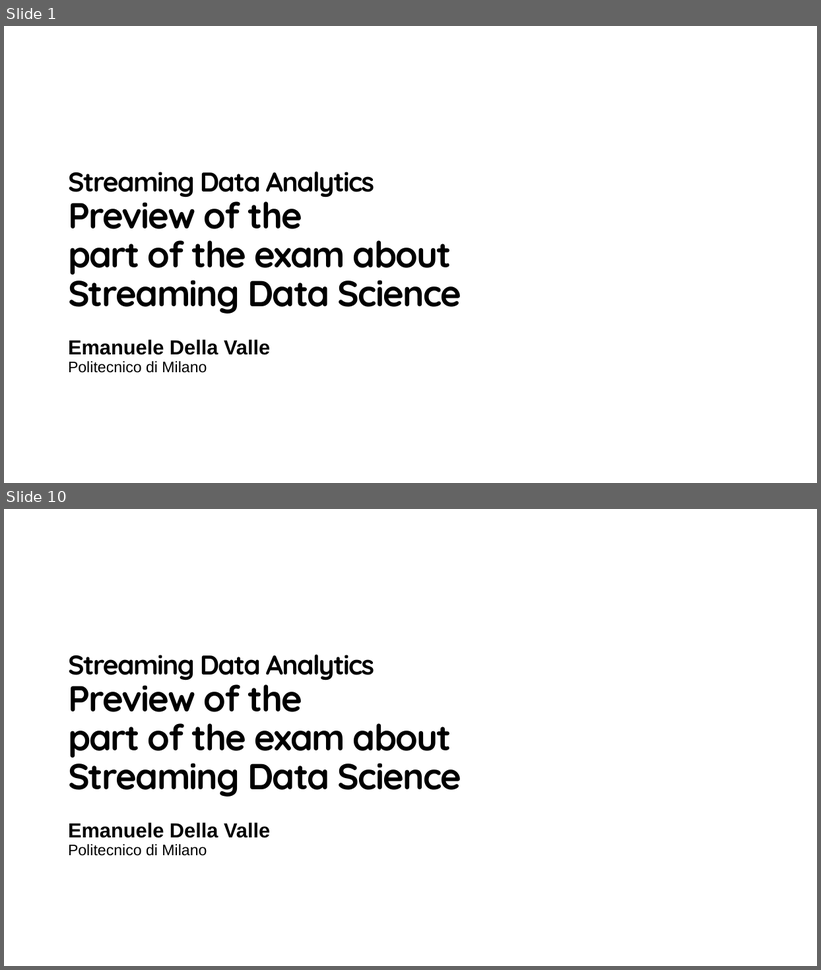
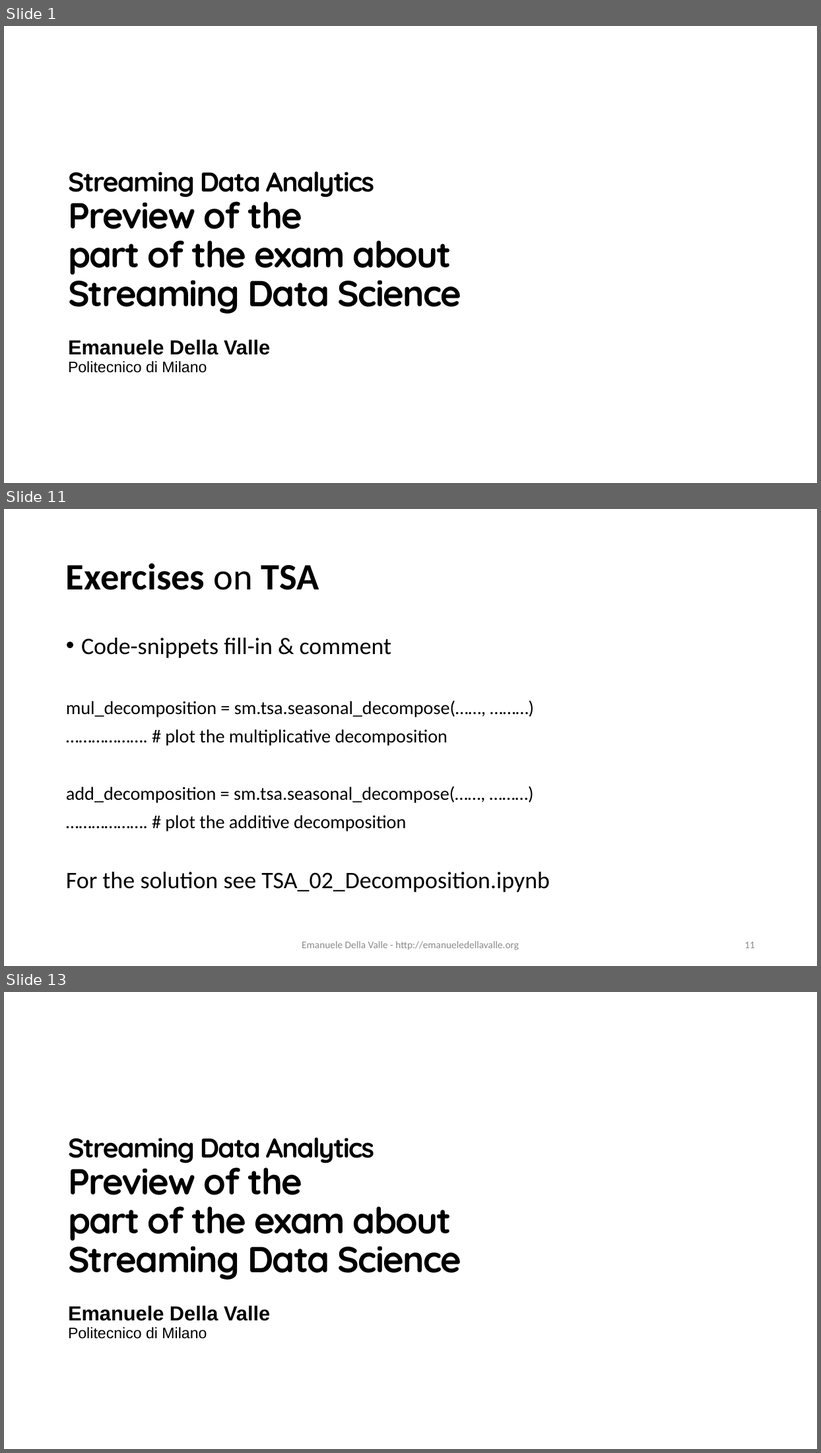
Before and after one commit to eugeniovaretti/streaming-data-analytics, a slide deck: lectures/11_SDS_exam-preview/11_Streaming-Data-Science_exam-preview.pptx. Shown one above the other, each under a label of ours: slides 1 and 10 before the commit, slides 1, 11 and 13 after it; the slides between them are not shown. The pictures are 821x970 and 821x1453 pixels, drawn with LibreOffice and Linux fonts; fonts in the diff are those of the drawing; background and template pictures are left out. Boxes give left, top, right and bottom in pixels: in the first picture for what was removed or moved away, otherwise in the second. Text is boxed around its words. In the diff, an @@ line names an element or a change of style, - is before the commit and + after.

```diff
--- a/lectures/11_SDS_exam-preview/11_Streaming-Data-Science_exam-preview.pptx
+++ b/lectures/11_SDS_exam-preview/11_Streaming-Data-Science_exam-preview.pptx
@@ slide 11 added at box(4, 509, 817, 966), background #FFFFFF @@
@@ title added at box(66, 563, 319, 590), 44 pt, text #000000, bold @@
+Exercises on TSA
@@ text added at box(66, 638, 550, 892), 22 pt, text #000000 @@
+• Code-snippets fill-in & comment
+mul_decomposition = sm.tsa.seasonal_decompose(……, ………)
+………………. # plot the multiplicative decomposition
+add_decomposition = sm.tsa.seasonal_decompose(……, ………)
+………………. # plot the additive decomposition
+For the solution see TSA_02_Decomposition.ipynb
@@ text added at box(302, 941, 519, 951), 12 pt, text #8C8C8C @@
+Emanuele Della Valle - http://emanueledellavalle.org
@@ page number added at box(745, 942, 755, 949), 12 pt, text #8C8C8C @@
+11
@@ what was slide 10 is now slide 13 @@
```
Also in this commit, not shown: 8 slides changed, 2 other slides added.
